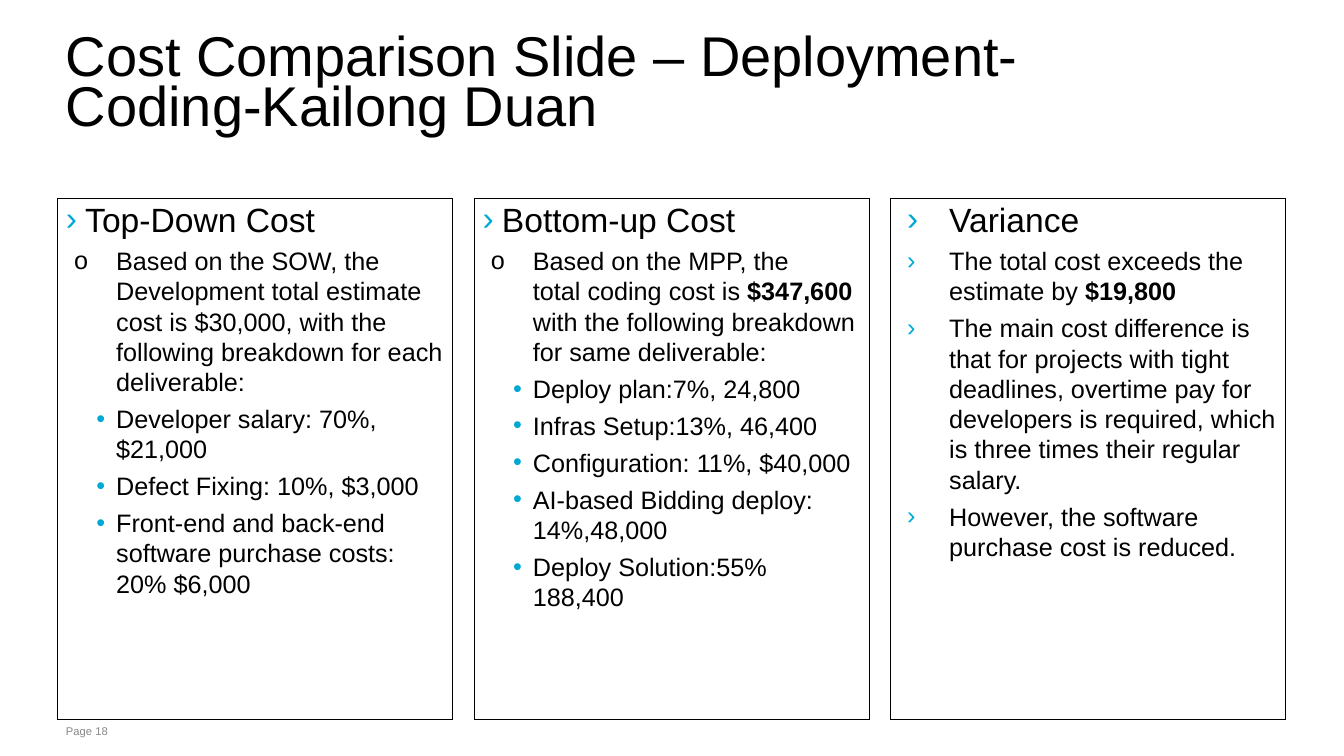
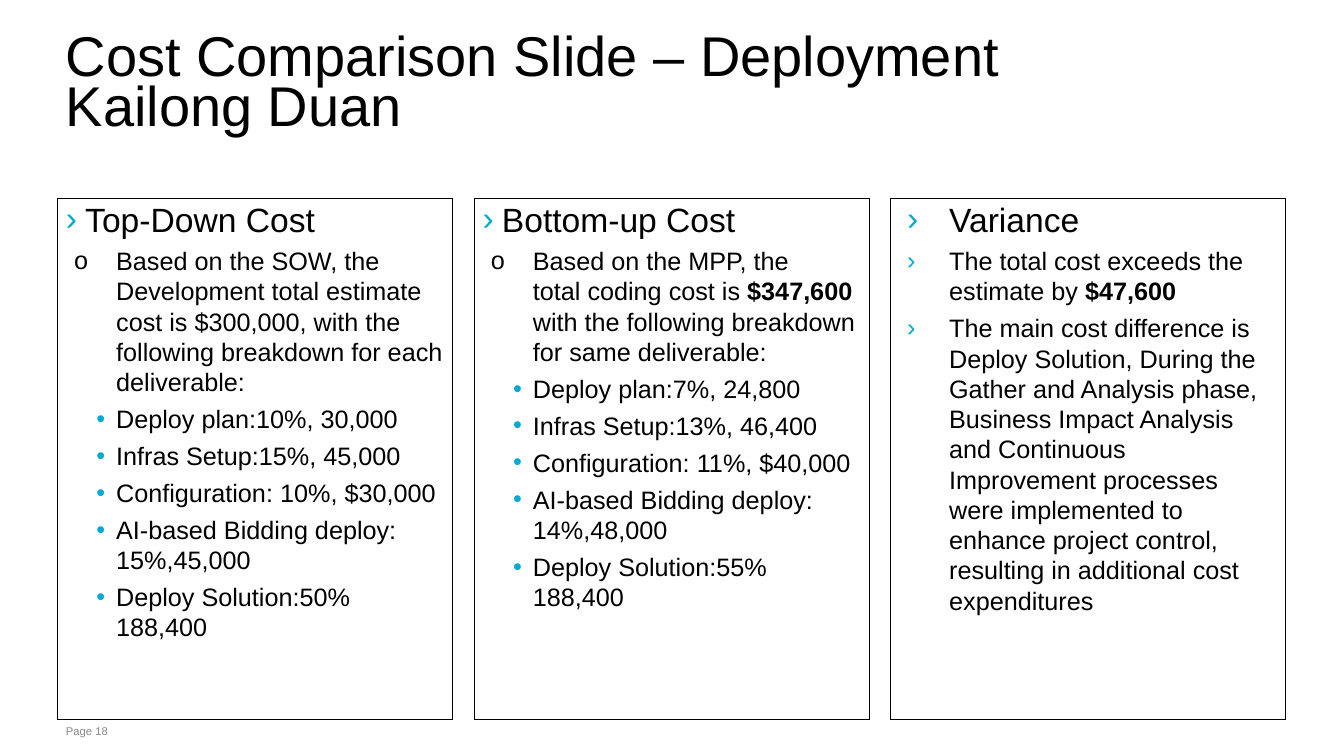
Before and after one commit to dkl520/cs7315_project, a slide deck: slide 18 of 2/proj assign 2 slides (2).pptx. Drawn at 1344x756 pixels with LibreOffice and Linux fonts; fonts in the diff are those of the drawing. Boxes give left, top, right and bottom in pixels: in the first picture for what was removed or moved away, otherwise in the second. Text is boxed around its words. In the diff, an @@ line names an element or a change of style, - is before the commit and + after.

Commit message:
costs updated

```diff
--- a/2/proj assign 2 slides (2).pptx
+++ b/2/proj assign 2 slides (2).pptx
@@ title at (66,35,999,136): text changed @@
-Cost Comparison Slide – Deployment- Coding-Kailong Duan
+Cost Comparison Slide – Deployment Kailong Duan
@@ text at (116,251,443,640): text changed @@
-  o Based on the SOW, the Development total estimate cost is $30,000, with the following breakdown for each deliverable:
-    • Developer salary: 70%, $21,000
-    • Defect Fixing: 10%, $3,000
-    • Front-end and back-end software purchase costs: 20% $6,000
+  o Based on the SOW, the Development total estimate cost is $300,000, with the following breakdown for each deliverable:
+• Deploy plan:10%, 30,000
+• Infras Setup:15%, 45,000
+• Configuration: 10%, $30,000
+• AI-based Bidding deploy: 15%,45,000
+• Deploy Solution:50% 188,400
@@ text at (949,251,1258,615): text changed @@
-› The total cost exceeds the estimate by $19,800
-› The main cost difference is that for projects with tight deadlines, overtime pay for developers is required, which is three times their regular salary.
-› However, the software purchase cost is reduced.
+› The total cost exceeds the estimate by $47,600
+› The main cost difference is Deploy Solution, During the Gather and Analysis phase, Business Impact Analysis and Continuous Improvement processes were implemented to enhance project control, resulting in additional cost expenditures
```
Also in this commit, not shown: 2 other slides changed.
